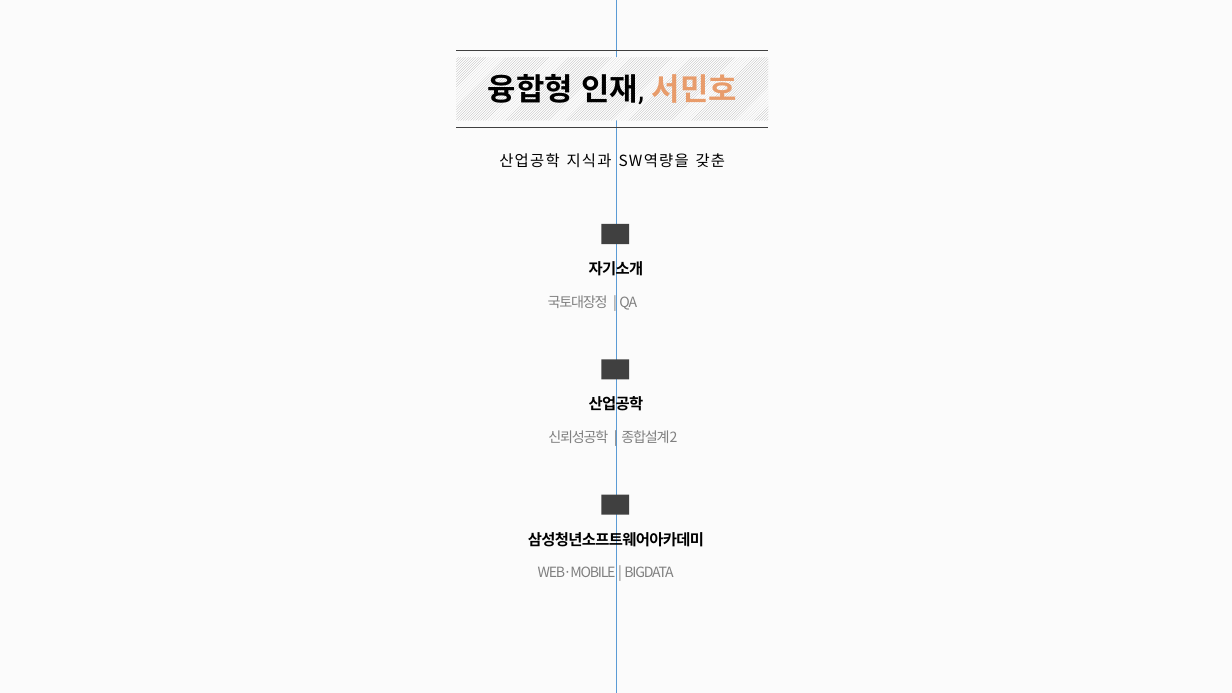
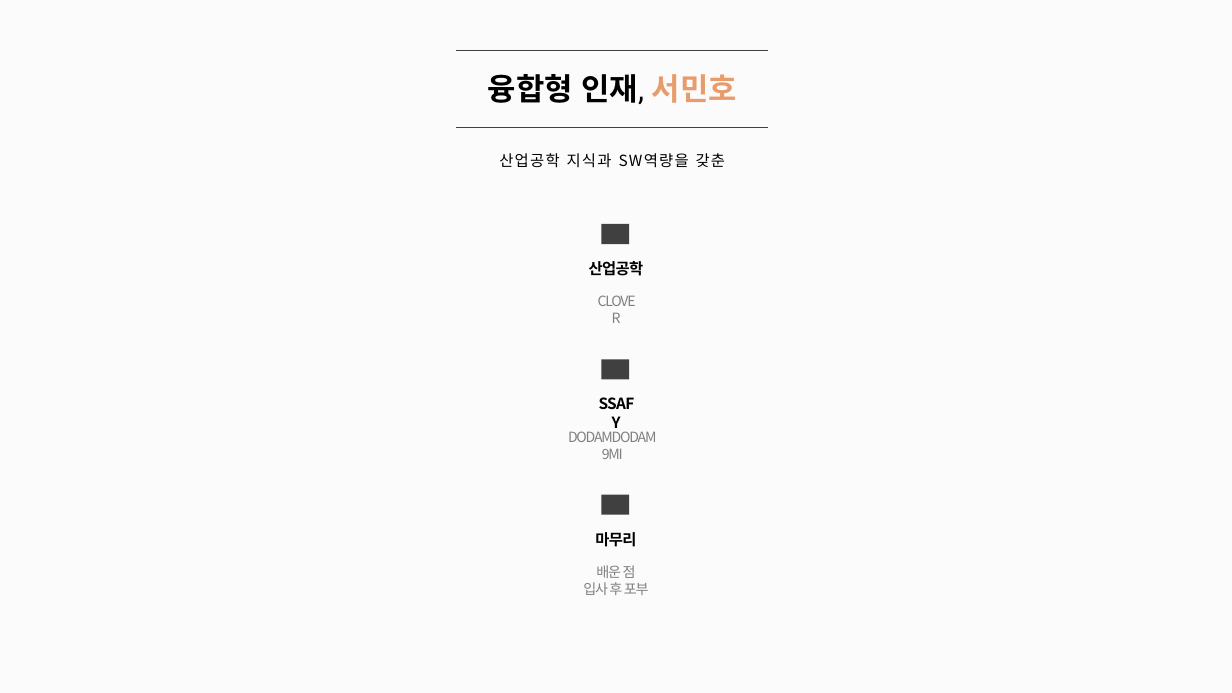
Before and after one commit to gvg4991/TIL, a slide deck: slide 1 of imustdoit/myeonjeob/세메스/세메스_pt면접.pptx. Drawn at 1232x693 pixels with LibreOffice and Linux fonts; fonts in the diff are those of the drawing. Boxes give left, top, right and bottom in pixels: in the first picture for what was removed or moved away, otherwise in the second. Text is boxed around its words. In the diff, an @@ line names an element or a change of style, - is before the commit and + after.

```diff
--- a/imustdoit/myeonjeob/세메스/세메스_pt면접.pptx
+++ b/imustdoit/myeonjeob/세메스/세메스_pt면접.pptx
@@ line removed from (616, 0) to (616, 693) @@
@@ rectangle removed at <box>457,57,769,121</box> @@
@@ text at <box>589,261,644,276</box>: text changed @@
-자기소개
+산업공학
@@ text at <box>548,295,637,310</box>: text changed @@
-국토대장정 | QA
+CLOVER
@@ text at <box>589,394,644,414</box>: text changed @@
-산업공학
+SSAFY
@@ text at <box>568,431,656,459</box>: text changed @@
-신뢰성공학 | 종합설계2
+DODAMDODAM
+9MI
@@ text at <box>595,532,636,547</box>: text changed @@
-삼성청년소프트웨어아카데미
+마무리
@@ text at <box>583,565,649,595</box>: text changed @@
-WEB·MOBILE | BIGDATA
+배운 점
+입사 후 포부
```
Also in this commit, not shown: 4 other slides changed, 2 slides added, 2 slides removed, 9 other files.
